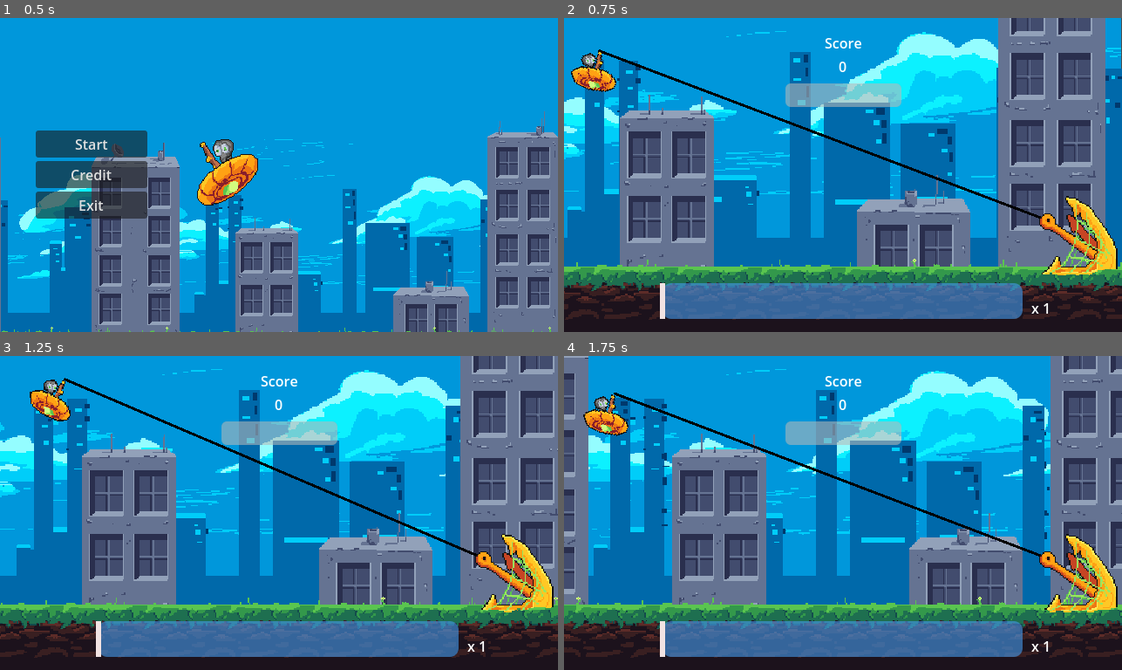
Above: before the commit, frames 1-4 (two rows, left to right).
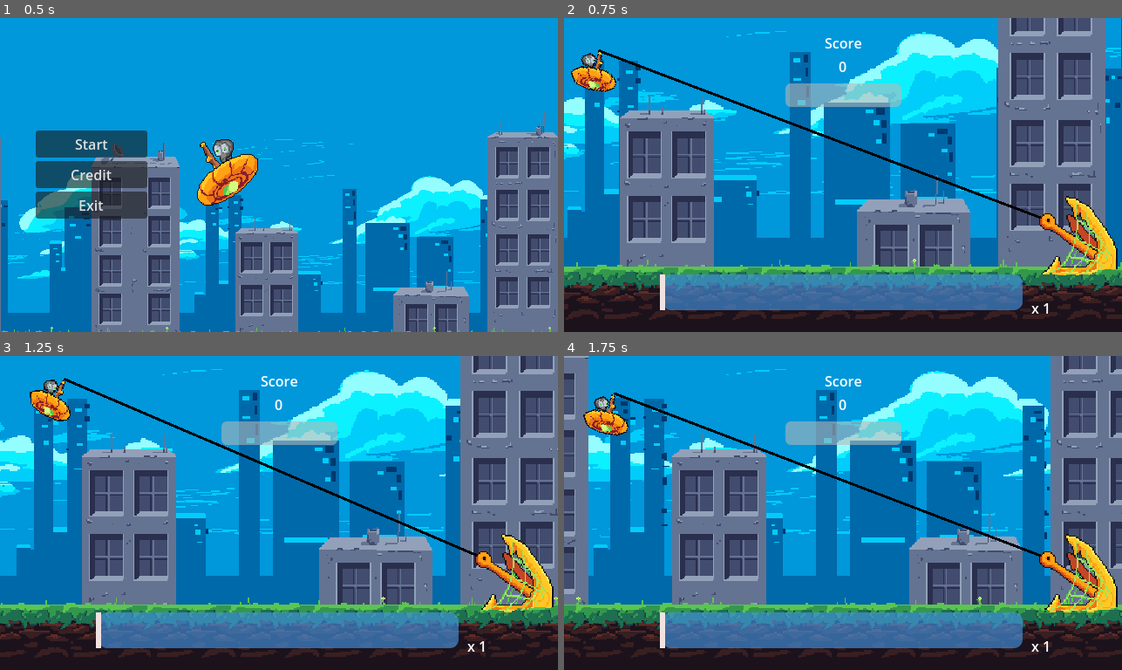
Above: after the commit, the same moments.

Repository: Tenes/mini-jam-153
Game: Godot game, scene res://Scenes/main_menu_scene.tscn
Two runs of this game, one before a commit and one after it. Both use one fixed random seed, a clock stepped at 60 frames per second and the inputs below. Sound files missing from this copy of the repository are replaced by a short silence.
Inputs (mouse positions are in pixels of both pictures, inside the frame that each line leads up to):
- Up to frame 1 (0.5 s): no input
- Up to frame 2 (0.75 s): click "Start" at 0.5 s
- Up to frame 3 (1.25 s): no input
- Up to frame 4 (1.75 s): move the mouse to (965, 497) at 1.27 s; click (965, 497) at 1.35 s

Frame 1 is identical in both runs. In frame 2, 3.6% of the frame differs, in the area x 17-83%, y 81-96%; in frame 3, 3.6%; in frame 4, 3.6%.

Commit message:
Fix margin

Diff:
--- a/Models/UI/ui.tscn
+++ b/Models/UI/ui.tscn
@@ -298,6 +298,8 @@
 grow_horizontal = 2
 grow_vertical = 0
 mouse_filter = 2
+theme_override_constants/margin_top = -10
+theme_override_constants/margin_bottom = 10
 
 [node name="ActionProgressBar" parent="MarginContainer" instance=ExtResource("1_adrj5")]
 layout_mode = 2
